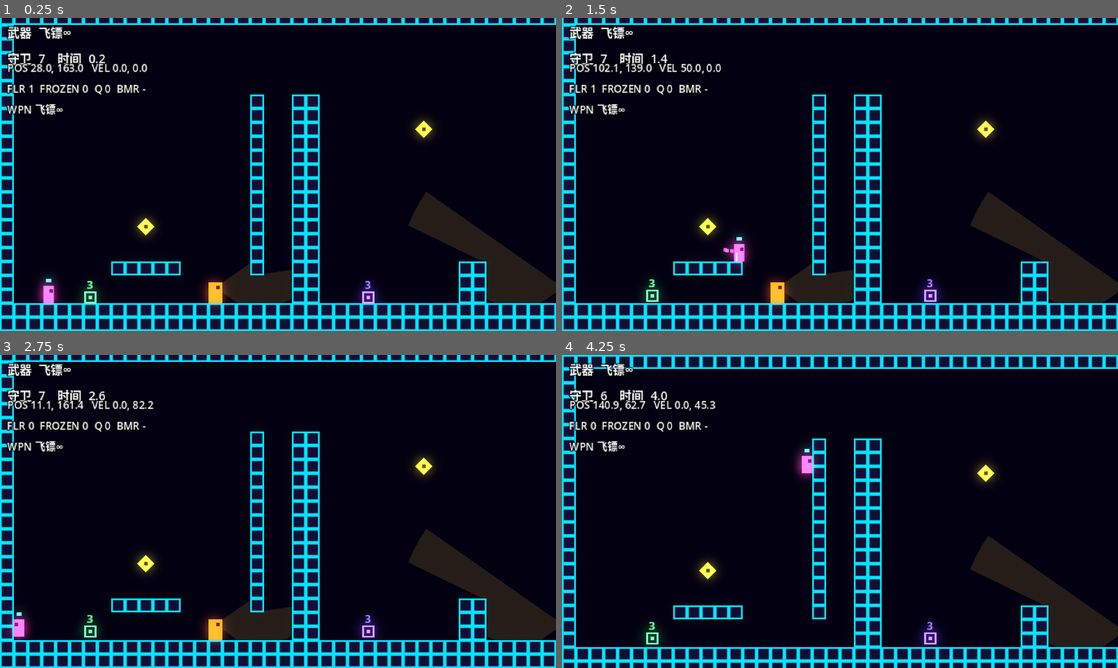
Above: before the commit, frames 1-4 (two rows, left to right).
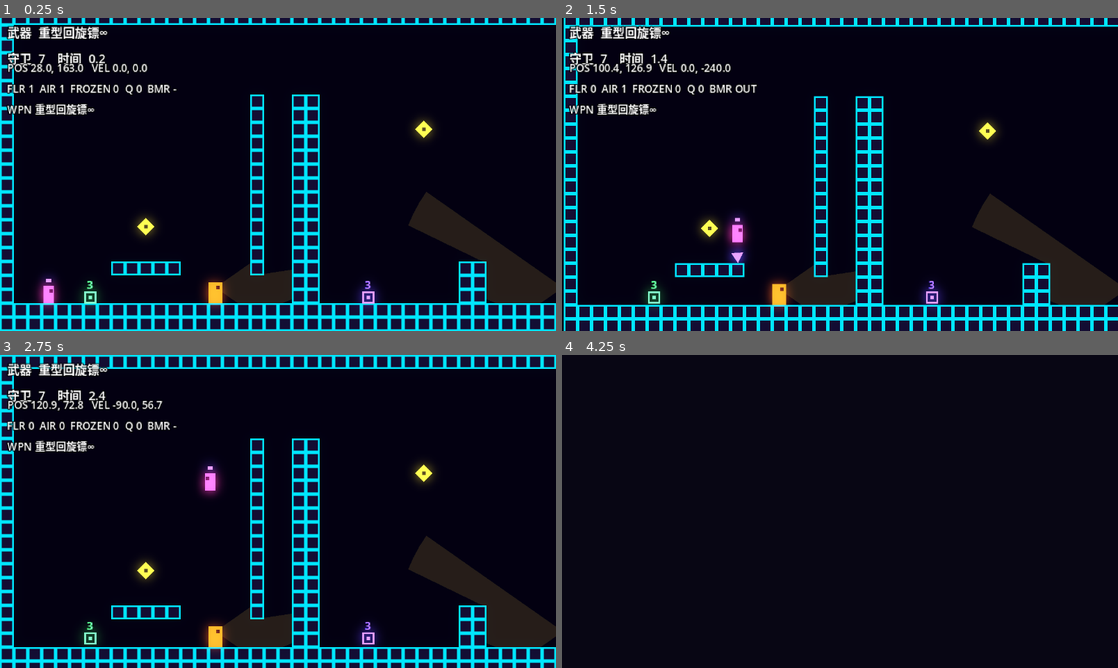
Above: after the commit, the same moments.

Repository: OneLazer/extreme-infiltration
Game: Godot game, scene res://levels/level_01.tscn
Same seed, same stepped clock (60 frames per second), same inputs: the game is played once before the commit and once after it.
Inputs:
- Up to frame 1 (0.25 s): no input
- Up to frame 2 (1.5 s): hold Space (jump) 0.53-1.28 s; hold D (move_right) from 0.53 s (still down); tap Down (aim_down) at 1.35 s
- Up to frame 3 (2.75 s): tap Space (jump) at 1.52, 1.55, 1.82 s; release D (move_right) at 2.03 s; hold A (move_left) from 2.03 s (still down); hold Space (jump) from 2.03 s (still down); tap Left (aim_left) at 2.1 s
- Up to frame 4 (4.25 s): release A (move_left) at 2.78 s; release Space (jump) at 2.78 s; hold D (move_right) from 2.78 s (still down); tap Right (aim_right) at 2.85 s; tap Space (jump) at 3.02, 3.05, 3.32 s; hold Space (jump) from 3.53 s (still down); tap Up (aim_up) at 3.6 s

The runs differ from the first frame. In frame 1, 1.1% of the frame differs, in the area x 3-32%, y 2-85%; in frame 2, 13%; in frame 3, 17%; in frame 4, 25%, in the area x 0-100%, y 0-100%.

Commit message:
加入二段跳并补全冲刺跳兜底
- player.gd: 新增二段跳（air_jump_count / air_jump_speed），落地清零；
  土狼窗口与蹬墙跳不消耗次数，竖直冲刺落地前按跳按普通跳处理
- debug_overlay.gd: 状态栏显示剩余二段跳次数
- 顺带提交调校：震屏淡出 0.1s、回旋镖飞出 0.7/1.0s、气枪震屏 2.0、
  关卡调试覆盖默认武器为回旋镖

Diff:
--- a/assets/tiles/neon_tileset.tres
+++ b/assets/tiles/neon_tileset.tres
@@ -1,6 +1,6 @@
-[gd_resource type="TileSet" format=3]
+[gd_resource type="TileSet" format=3 uid="uid://dxhjmll4045ua"]
 
-[ext_resource type="Texture2D" path="res://assets/tiles/neon_tiles.png" id="1_jihbw"]
+[ext_resource type="Texture2D" uid="uid://d2aka4e2np8px" path="res://assets/tiles/neon_tiles.png" id="1_jihbw"]
 
 [sub_resource type="TileSetAtlasSource" id="TileSetAtlasSource_id1d3"]
 texture = ExtResource("1_jihbw")
--- a/levels/level_01.tscn
+++ b/levels/level_01.tscn
@@ -1,18 +1,13 @@
-[gd_scene format=4]
+[gd_scene format=4 uid="uid://dk3jn2hv6a8jh"]
 
-[ext_resource type="Script" path="res://scripts/level.gd" id="1_qdeet"]
-[ext_resource type="TileSet" path="res://assets/tiles/neon_tileset.tres" id="2_y72ps"]
+[ext_resource type="Script" uid="uid://d3dvcvif0pugs" path="res://scripts/level.gd" id="1_qdeet"]
+[ext_resource type="TileSet" uid="uid://dxhjmll4045ua" path="res://assets/tiles/neon_tileset.tres" id="2_y72ps"]
 [ext_resource type="PackedScene" path="res://scenes/flying_guard.tscn" id="3_xw3ee"]
-[ext_resource type="Script" path="res://scripts/enemies/flying_guard.gd" id="4_l0eo6"]
 [ext_resource type="PackedScene" path="res://scenes/ground_guard.tscn" id="5_d3o6j"]
-[ext_resource type="Script" path="res://scripts/enemies/ground_guard.gd" id="6_pdl2l"]
 [ext_resource type="PackedScene" path="res://scenes/exit.tscn" id="7_2t17w"]
-[ext_resource type="Script" path="res://scripts/exit.gd" id="8_bm28l"]
 [ext_resource type="PackedScene" path="res://scenes/weapon_pickup.tscn" id="9_2qse1"]
-[ext_resource type="Script" path="res://scripts/pickup.gd" id="10_xt52j"]
 [ext_resource type="PackedScene" path="res://scenes/player.tscn" id="11_m68c3"]
-[ext_resource type="Script" path="res://scripts/player.gd" id="12_p6fww"]
-[ext_resource type="Script" path="res://scripts/debug_overlay.gd" id="13_dbg0"]
+[ext_resource type="Script" uid="uid://cen6stuus1t83" path="res://scripts/debug_overlay.gd" id="13_dbg0"]
 
 [sub_resource type="Environment" id="Environment_6g61c"]
 background_mode = 3
@@ -33,80 +28,46 @@
 
 [node name="Entities" type="Node2D" parent="." unique_id=1816829107]
 
-[node name="FlyingGuard" type="Area2D" parent="Entities" unique_id=1580269222 instance=ExtResource("3_xw3ee")]
+[node name="FlyingGuard" parent="Entities" unique_id=1580269222 instance=ExtResource("3_xw3ee")]
 position = Vector2(524, 36)
-collision_layer = 4
-collision_mask = 2
-script = ExtResource("4_l0eo6")
 
-[node name="FlyingGuard2" type="Area2D" parent="Entities" unique_id=2136913508 instance=ExtResource("3_xw3ee")]
+[node name="FlyingGuard2" parent="Entities" unique_id=2136913508 instance=ExtResource("3_xw3ee")]
 position = Vector2(444, 60)
-collision_layer = 4
-collision_mask = 2
-script = ExtResource("4_l0eo6")
 
-[node name="FlyingGuard3" type="Area2D" parent="Entities" unique_id=716154949 instance=ExtResource("3_xw3ee")]
+[node name="FlyingGuard3" parent="Entities" unique_id=716154949 instance=ExtResource("3_xw3ee")]
 position = Vector2(244, 68)
-collision_layer = 4
-collision_mask = 2
-script = ExtResource("4_l0eo6")
 
-[node name="GroundGuard" type="Area2D" parent="Entities" unique_id=2067210137 instance=ExtResource("5_d3o6j")]
+[node name="GroundGuard" parent="Entities" unique_id=2067210137 instance=ExtResource("5_d3o6j")]
 position = Vector2(564, 90)
-collision_layer = 4
-collision_mask = 2
-script = ExtResource("6_pdl2l")
 facing = -1
 
-[node name="Exit" type="Area2D" parent="Entities" unique_id=418918905 instance=ExtResource("7_2t17w")]
+[node name="Exit" parent="Entities" unique_id=418918905 instance=ExtResource("7_2t17w")]
 position = Vector2(620, 88)
-collision_layer = 8
-collision_mask = 2
-script = ExtResource("8_bm28l")
 
-[node name="FlyingGuard4" type="Area2D" parent="Entities" unique_id=1504409556 instance=ExtResource("3_xw3ee")]
+[node name="FlyingGuard4" parent="Entities" unique_id=1504409556 instance=ExtResource("3_xw3ee")]
 position = Vector2(84, 124)
-collision_layer = 4
-collision_mask = 2
-script = ExtResource("4_l0eo6")
 
-[node name="WeaponPickup" type="Area2D" parent="Entities" unique_id=2140626062 instance=ExtResource("9_2qse1")]
+[node name="WeaponPickup" parent="Entities" unique_id=2140626062 instance=ExtResource("9_2qse1")]
 position = Vector2(52, 164)
-collision_layer = 8
-collision_mask = 2
-script = ExtResource("10_xt52j")
 
-[node name="GroundGuard2" type="Area2D" parent="Entities" unique_id=11613258 instance=ExtResource("5_d3o6j")]
+[node name="GroundGuard2" parent="Entities" unique_id=11613258 instance=ExtResource("5_d3o6j")]
 position = Vector2(124, 162)
-collision_layer = 4
-collision_mask = 2
-script = ExtResource("6_pdl2l")
 
-[node name="WeaponPickup2" type="Area2D" parent="Entities" unique_id=354523509 instance=ExtResource("9_2qse1")]
+[node name="WeaponPickup2" parent="Entities" unique_id=354523509 instance=ExtResource("9_2qse1")]
 position = Vector2(212, 164)
-collision_layer = 8
-collision_mask = 2
-script = ExtResource("10_xt52j")
 weapon_type = 2
 
-[node name="GroundGuard3" type="Area2D" parent="Entities" unique_id=1347968281 instance=ExtResource("5_d3o6j")]
+[node name="GroundGuard3" parent="Entities" unique_id=1347968281 instance=ExtResource("5_d3o6j")]
 position = Vector2(324, 162)
-collision_layer = 4
-collision_mask = 2
-script = ExtResource("6_pdl2l")
 facing = -1
 
-[node name="WeaponPickup3" type="Area2D" parent="Entities" unique_id=349828158 instance=ExtResource("9_2qse1")]
+[node name="WeaponPickup3" parent="Entities" unique_id=349828158 instance=ExtResource("9_2qse1")]
 position = Vector2(364, 164)
-collision_layer = 8
-collision_mask = 2
-script = ExtResource("10_xt52j")
 weapon_type = 3
 
-[node name="Player" type="CharacterBody2D" parent="." unique_id=1457860643 instance=ExtResource("11_m68c3")]
+[node name="Player" parent="." unique_id=1457860643 instance=ExtResource("11_m68c3")]
 position = Vector2(28, 163)
-collision_layer = 2
-script = ExtResource("12_p6fww")
 
 [node name="DebugOverlay" type="Node" parent="." unique_id=1745182913]
 script = ExtResource("13_dbg0")
+initial_weapon = 2
--- a/scripts/debug_overlay.gd
+++ b/scripts/debug_overlay.gd
@@ -83,9 +83,9 @@
 		bmr = ["OUT", "IDLE", "RETURN"][p.active_boomerang.state]
 	var wname := str(WeaponDefs.get_def(p.current_weapon())["name"])
 	var suffix := "∞" if p.weapon_queue.is_empty() else ""
-	_label.text = "POS %.1f, %.1f   VEL %.1f, %.1f\nFLR %d  FROZEN %d  Q %d  BMR %s\nWPN %s%s" % [
+	_label.text = "POS %.1f, %.1f   VEL %.1f, %.1f\nFLR %d  AIR %d  FROZEN %d  Q %d  BMR %s\nWPN %s%s" % [
 		p.global_position.x, p.global_position.y,
 		p.velocity.x, p.velocity.y,
-		int(p.is_on_floor()), int(Game.frozen), p.weapon_queue.size(), bmr,
+		int(p.is_on_floor()), p.air_jumps_left(), int(Game.frozen), p.weapon_queue.size(), bmr,
 		wname, suffix,
 	]
--- a/scripts/player.gd
+++ b/scripts/player.gd
@@ -1,6 +1,6 @@
 class_name Player
 extends CharacterBody2D
-## 玩家：移动移植自 Celeste Player.cs 的 NormalUpdate（跑、跳、墙滑、蹬墙跳），
+## 玩家：移动移植自 Celeste Player.cs 的 NormalUpdate（跑、跳、墙滑、蹬墙跳、二段跳），
 ## 武器反冲的冲刺可被跳跃打断：super / hyper / 蹭墙跳。
 ## 武器部分见下半段。原点在碰撞盒中心，碰撞盒 6x10。
 
@@ -30,9 +30,14 @@
 @export var wall_slide_time := 1.2
 @export var upward_corner_correction := 4
 
+# ---------------- 二段跳 ----------------
+@export_group("二段跳")
+@export var air_jump_count := 1          ## 离地后可跳次数（1 = 二段跳，0 = 关闭）
+@export var air_jump_speed := -100.0     ## 二段跳初速（比地面跳略弱）
+
 # ---------------- 冲刺跳（武器反冲期间按跳打断） ----------------
 @export_group("冲刺跳")
-@export var super_speed := 200.0         ## super：水平冲刺接跳的固定水平速度
+@export var super_speed := 260.0         ## super：水平冲刺接跳的固定水平速度
 @export var hyper_speed := 260.0         ## hyper：下斜冲刺接跳的固定水平速度
 @export var wall_bounce_v := -200.0      ## 蹭墙跳垂直初速
 @export var wall_bounce_h := 120.0       ## 蹭墙跳离开墙面的水平速度
@@ -48,6 +53,7 @@
 var _move_x := 0
 var _jump_grace_timer := 0.0
 var _jump_buffer_timer := 0.0
+var _air_jumps_used := 0        # 本段滞空已用的二段跳次数，落地清零
 var _var_jump_timer := 0.0
 var _var_jump_speed := 0.0
 var _force_move_x := 0
@@ -131,6 +137,7 @@
 		_wall_slide_timer = wall_slide_time
 		_jump_grace_timer = jump_grace_time
 		_dart_air_used = 0
+		_air_jumps_used = 0
 	elif _jump_grace_timer > 0.0:
 		_jump_grace_timer -= delta
 	if _jump_buffer_timer > 0.0:
@@ -186,7 +193,8 @@
 		else:
 			_var_jump_timer = 0.0
 
-	# 起跳 / 蹬墙跳
+	# 起跳 / 蹬墙跳 / 二段跳
+	# 土狼时间内的跳走 _jump()，和落地跳是同一条分支，所以不消耗二段跳
 	if _jump_buffer_timer > 0.0:
 		if _jump_grace_timer > 0.0:
 			_jump()
@@ -194,6 +202,8 @@
 			_wall_jump(-1)
 		elif _wall_check(-1, wall_jump_check_dist):
 			_wall_jump(1)
+		elif _can_air_jump():
+			_air_jump()
 
 
 func _jump() -> void:
@@ -204,6 +214,28 @@
 	velocity.x += jump_h_boost * _move_x
 	velocity.y = jump_speed
 	_var_jump_speed = velocity.y
+
+
+## 二段跳。土狼时间内的跳会走 _jump()，不会到这条分支，所以不消耗次数。
+func _air_jump() -> void:
+	_jump_buffer_timer = 0.0
+	_air_jumps_used += 1
+	_var_jump_timer = var_jump_time
+	_var_jump_speed = air_jump_speed
+	_wall_slide_timer = wall_slide_time
+	# 不覆盖更快的上升速度：蹬墙跳 / 反冲后立刻接跳时不会被拽慢
+	velocity.y = minf(velocity.y, air_jump_speed)
+	Fx.burst(get_parent(), global_position + Vector2(0.0, 5.0), Palette.PLAYER, 5)
+
+
+func _can_air_jump() -> bool:
+	return _air_jumps_used < air_jump_count
+
+
+## 剩余二段跳次数（调试面板 / HUD 用）
+func air_jumps_left() -> int:
+	return maxi(air_jump_count - _air_jumps_used, 0)
+
 
 ## dir：跳离方向（墙在 -dir 一侧）
 func _wall_jump(dir: int) -> void:
@@ -220,7 +252,8 @@
 	facing = dir
 
 
-## 冲刺中按跳：贴墙 → 蹭墙跳，否则按冲刺方向区分 super / hyper。
+## 冲刺中按跳：贴墙 → 蹭墙跳，否则按冲刺方向区分 super / hyper；
+## 空中且还有二段跳 → 用二段跳打断锁速。
 ## 蹭墙跳只看「离地 + 贴着墙」，不要求冲刺朝着墙，所以垂直上冲沿墙也能弹；
 ## 地面上的撞墙冲刺不抢跳，交给 super。
 ## 返回 true 表示冲刺已被跳跃打断。
@@ -236,14 +269,22 @@
 				continue
 			_dash_wall_bounce(d)
 			return true
-	# super / hyper 需要地面或土狼时间
-	if _jump_grace_timer <= 0.0:
-		return false
-	if absf(_dash_velocity.y) < 1.0:
-		_dash_super_jump()
+	# super / hyper 需要地面或土狼时间；土狼时间内的跳不消耗二段跳
+	if _jump_grace_timer > 0.0:
+		if absf(_dash_velocity.y) < 1.0:
+			_dash_super_jump()
+			return true
+		if _dash_velocity.y > 1.0 and absf(_dash_velocity.x) > 1.0:
+			_dash_hyper_jump()
+			return true
+		# 竖直冲刺（如向上打气枪）落地前按跳：按普通跳处理，别把跳跃吞掉
+		_break_dash()
+		_jump()
 		return true
-	if _dash_velocity.y > 1.0 and absf(_dash_velocity.x) > 1.0:
-		_dash_hyper_jump()
+	# 空中冲刺中按跳：用二段跳打断锁速
+	if _can_air_jump():
+		_break_dash()
+		_air_jump()
 		return true
 	return false
 
--- a/scripts/screen_shake.gd
+++ b/scripts/screen_shake.gd
@@ -8,7 +8,7 @@
 @export var freq_x := 71.0          ## 水平抖动角速度（弧度/秒），越大抖得越快
 @export var freq_y := 53.0          ## 垂直抖动角速度（弧度/秒）
 @export var fade_in := 0.01         ## 起震淡入时间常数（秒），越小越接近硬冲击
-@export var fade_out := 0.04        ## 收尾淡出时间常数（秒），越大尾巴拖得越久
+@export var fade_out := 0.1        ## 收尾淡出时间常数（秒），越大尾巴拖得越久
 
 var _clock := 0.0                   ## 持续累加的时间，保证波形相位连续
 var _strength := 0.0
--- a/scripts/weapons/boomerang.gd
+++ b/scripts/weapons/boomerang.gd
@@ -11,10 +11,10 @@
 
 # ============ 动画手感（不导出，想调就改这里） ============
 ## 飞出耗时（秒）。飞行距离由 WeaponDefs 的 out_tiles 决定
-const OUT_TIME_NORMAL := 0.16
-const OUT_TIME_HEAVY := 0.20
+const OUT_TIME_NORMAL := 0.7
+const OUT_TIME_HEAVY := 1
 ## 飞出缓动指数：1 = 匀速；越大越「起步冲、末段缓」
-const OUT_EASE_POWER := 3.0
+const OUT_EASE_POWER := 7
 ## 收回：冻结后停顿（秒）→ 逐渐加速。数值越大收回越快
 const RETURN_DELAY := 0.05
 const RETURN_ACCEL := 3500.0
--- a/scripts/weapons/weapon_defs.gd
+++ b/scripts/weapons/weapon_defs.gd
@@ -36,7 +36,7 @@
 		"name": "气枪", "color": Palette.AIRGUN,
 		"range": 320.0,
 		"recoil_dash": 320.0, "dash_time": 0.12, "end_mult": 0.6,
-		"shake": 5.0, "shake_time": 0.22,
+		"shake": 2.0, "shake_time": 0.22,
 	},
 }
 
